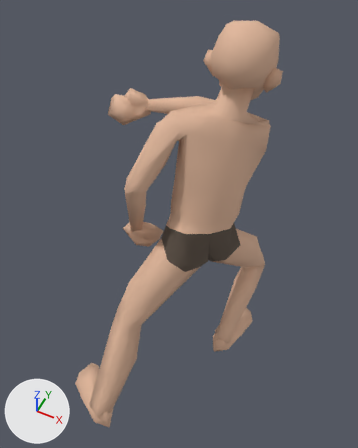
What one commit did to the glTF model deputy_project/assets/test_assets/base_character.gltf.
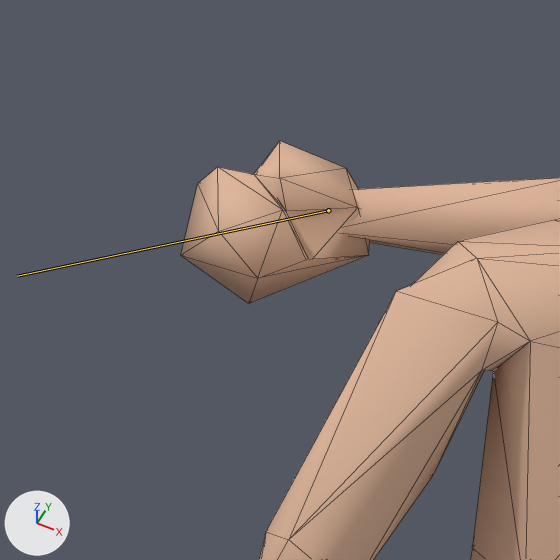
Old and new are each drawn whole from a 50 mm camera at (0.489, -0.815, 2.121) aimed at (-0.076, 0.314, 0.709) and again close up on the part from 18% to 54% of the width and 12% to 41% of the height. Lighting does not change. The marker at lower left points along +X, +Y and +Z. Both versions are drawn at frame 5 of the action 'Cut'; the numbers are the values there. The bones that change are drawn over the model as lines in the close-ups. The close-ups show mesh edges as thin lines.
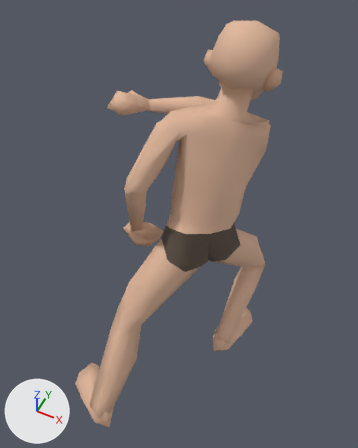
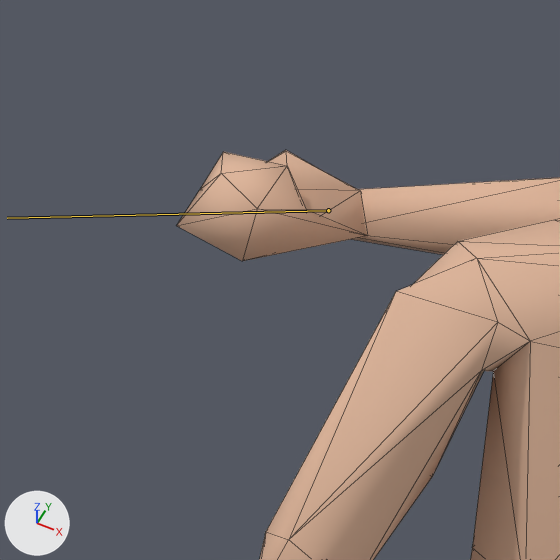
What the commit changed:
Bone 'DEF-hand.R' (bone_def_hand_r) turns from (28, 138, 16) to (22, 178, 10) degrees about its own x, y and z.

What differs and where, as boxes [x1, y1, x2, y2] in the close-ups (560 x 560 px):
'Cube.002', posed: before [181, 141, 370, 303]; after [177, 150, 367, 261]
bone 'DEF-hand.R', root to tip: before (328, 210) to (17, 276); after (328, 210) to (7, 218)
